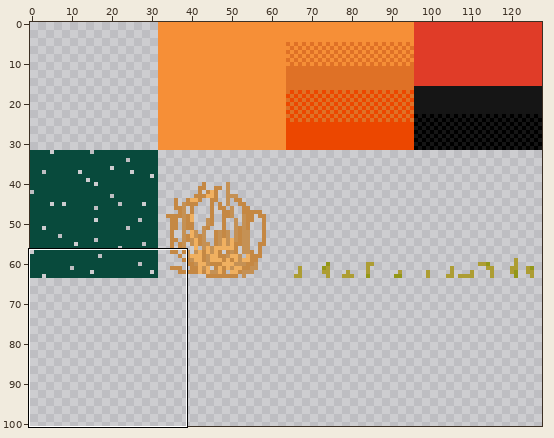
Sprite sheet -- data/art/tiles001bg.png. The first picture is a wide view before the edit; the outline marks the close-up.
Close-up. Earlier state:
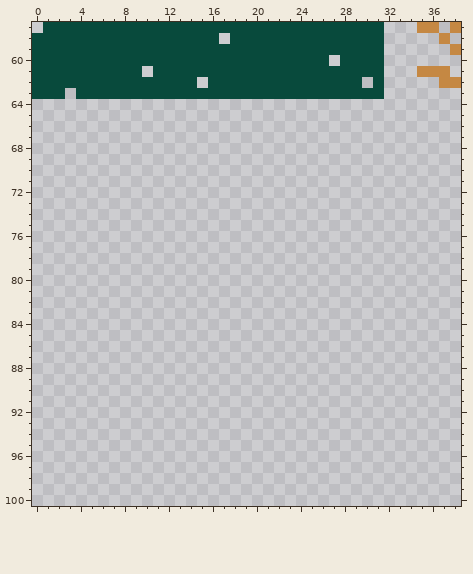
The file is 128x128 pixels. Shown: x 0..38, y 57..100. The wide view leaves out empty margins.
And afterwards:
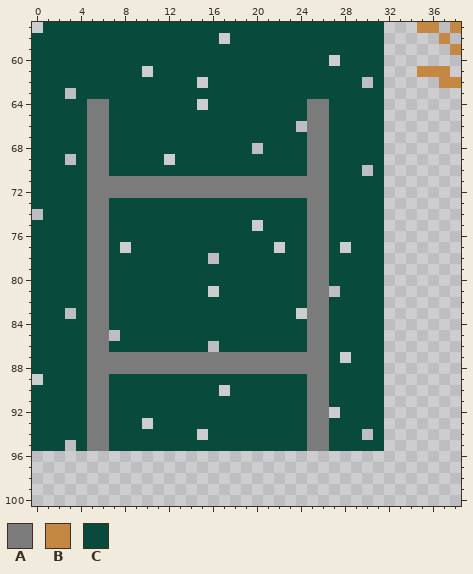
Palette (. is transparent): A #7b7b7b  B #c58843  C #084a3c
Edits made:
The author put colour A in rows 64 to 70 at x 5 to 6 and 25 to 26; in rows 71 to 72 at x 5 to 26; in rows 73 to 86 at x 5 to 6 and 25 to 26; in rows 87 to 88 at x 5 to 26; in rows 89 to 95 at x 5 to 6 and 25 to 26.
The author put colour C in row 64 at x 0 to 4, 7 to 14, 16 to 24 and 27 to 31; in row 65 at x 0 to 4, 7 to 24 and 27 to 31; in row 66 at x 0 to 4, 7 to 23 and 27 to 31; in row 67 at x 0 to 4, 7 to 24 and 27 to 31; in row 68 at x 0 to 4, 7 to 19, 21 to 24 and 27 to 31; in row 69 at x 0 to 2, 4, 7 to 11, 13 to 24 and 27 to 31.
The author put colour C in row 70 at x 0 to 4, 7 to 24, 27 to 29 and 31; in rows 71 to 72 at x 0 to 4 and 27 to 31; in row 73 at x 0 to 4, 7 to 24 and 27 to 31; in row 74 at x 1 to 4, 7 to 24 and 27 to 31; in row 75 at x 0 to 4, 7 to 19, 21 to 24 and 27 to 31; in row 76 at x 0 to 4, 7 to 24 and 27 to 31.
The author put colour C in row 77 at x 0 to 4, 7, 9 to 21, 23 to 24, 27 and 29 to 31; in row 78 at x 0 to 4, 7 to 15, 17 to 24 and 27 to 31; in rows 79 to 80 at x 0 to 4, 7 to 24 and 27 to 31; in row 81 at x 0 to 4, 7 to 15, 17 to 24 and 28 to 31; in row 82 at x 0 to 4, 7 to 24 and 27 to 31; in row 83 at x 0 to 2, 4, 7 to 23 and 27 to 31.
The author put colour C in row 84 at x 0 to 4, 7 to 24 and 27 to 31; in row 85 at x 0 to 4, 8 to 24 and 27 to 31; in row 86 at x 0 to 4, 7 to 15, 17 to 24 and 27 to 31; in row 87 at x 0 to 4, 27 and 29 to 31; in row 88 at x 0 to 4 and 27 to 31; in row 89 at x 1 to 4, 7 to 24 and 27 to 31.
The author put colour C in row 90 at x 0 to 4, 7 to 16, 18 to 24 and 27 to 31; in row 91 at x 0 to 4, 7 to 24 and 27 to 31; in row 92 at x 0 to 4, 7 to 24 and 28 to 31; in row 93 at x 0 to 4, 7 to 9, 11 to 24 and 27 to 31; in row 94 at x 0 to 4, 7 to 14, 16 to 24, 27 to 29 and 31; in row 95 at x 0 to 2, 4, 7 to 24 and 27 to 31.
Changed places in both close-ups, as pixel boxes (x1, y1, x2, y2):
added: (32, 99, 384, 451)
